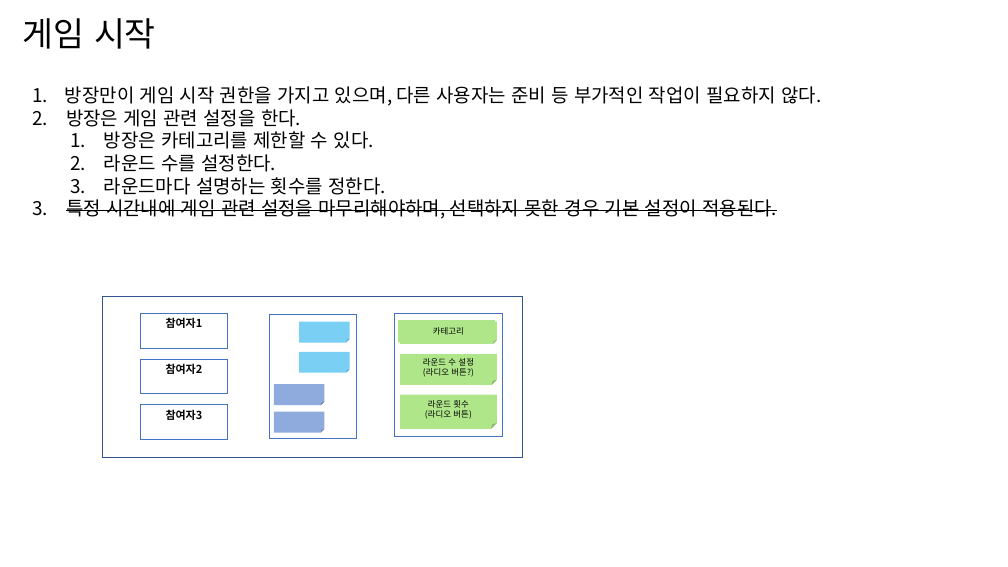
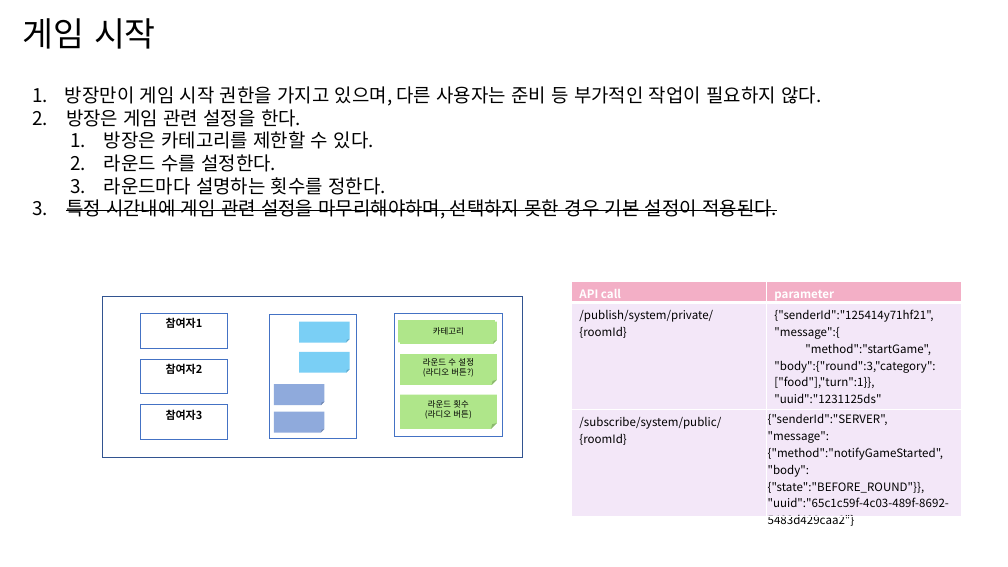
Before and after one commit to LiarGameDevelop/LiarGameServer, a slide deck: slide 5 of doc/document.pptx. Drawn at 1008x567 pixels with LibreOffice and Linux fonts; fonts in the diff are those of the drawing. Boxes give left, top, right and bottom in pixels: in the first picture for what was removed or moved away, otherwise in the second. Text is boxed around its words. In the diff, an @@ line names an element or a change of style, - is before the commit and + after.

Commit message:
[ADD] OPEN_LIAR/LIAR_ANSWER /PUBLISH_SCORE state service && controller code implementation

```diff
--- a/doc/document.pptx
+++ b/doc/document.pptx
@@ table added at (x1=572, y1=281, x2=962, y2=530), 3 rows, 2 columns @@
+API call | parameter
+/publish/system/private/{roomId} | {"senderId":"125414y71hf21", / "message":{ / "method":"startGame", / "body":{"round":3,"category":["food"],"turn":1}}, / "uuid":"1231125ds" / }
+/subscribe/system/public/{roomId} | {"senderId":"SERVER", "message":{"method":"notifyGameStarted", "body":{"state":"BEFORE_ROUND"}}, "uuid":"65c1c59f-4c03-489f-8692-5483d429caa2"}
```
Also in this commit, not shown: 4 other slides changed, 8 slides added, 2 slides removed, 13 other files.
